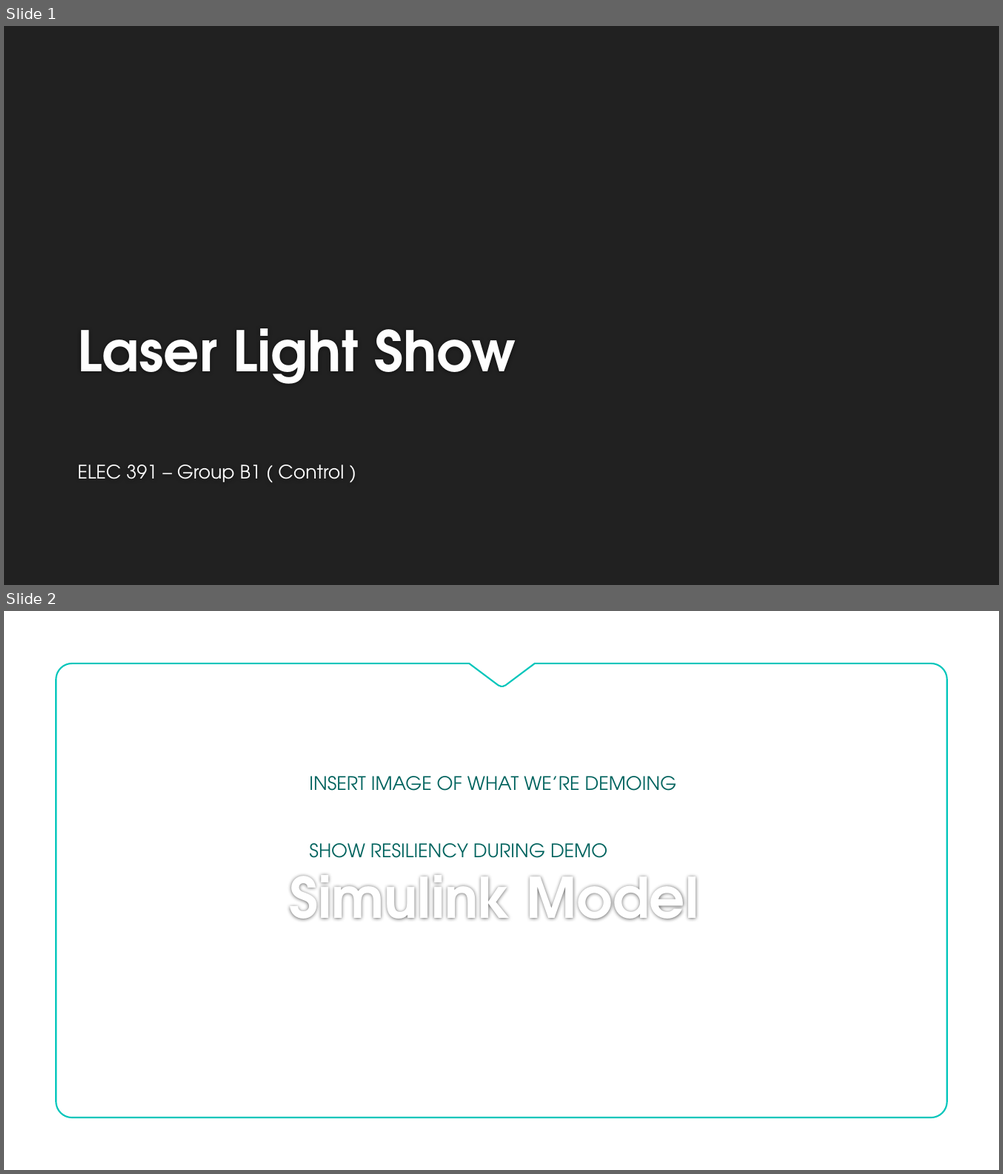
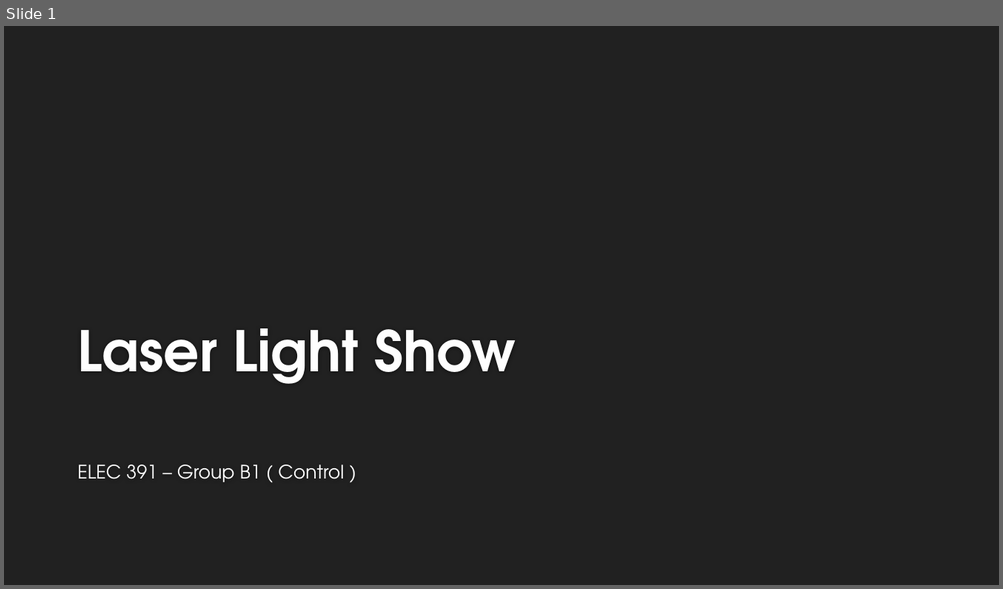
Before and after one commit to lcall3/Controller, a slide deck: doc/report/demo2.pptx. Shown one above the other, each under a label of ours: slides 1 and 2 before the commit, slide 1 after it. The pictures are 1003x1174 and 1003x589 pixels, drawn with LibreOffice and Linux fonts; fonts in the diff are those of the drawing; background and template pictures are left out. Boxes give left, top, right and bottom in pixels: in the first picture for what was removed or moved away, otherwise in the second. Text is boxed around its words. In the diff, an @@ line names an element or a change of style, - is before the commit and + after.

Commit message:
demo version PID done

```diff
--- a/doc/report/demo2.pptx
+++ b/doc/report/demo2.pptx
@@ slide 2 removed at bbox=[4, 611, 999, 1170], background #FFFFFF @@
@@ freeform shape removed at bbox=[57, 664, 947, 1118] @@
@@ text removed at bbox=[309, 776, 677, 858] @@
-INSERT IMAGE OF WHAT WE’RE DEMOING
-SHOW RESILIENCY DURING DEMO
@@ title removed at bbox=[289, 874, 699, 920] @@
-Simulink Model
```
Also in this commit, not shown: 1 slide added, 2 other files.
